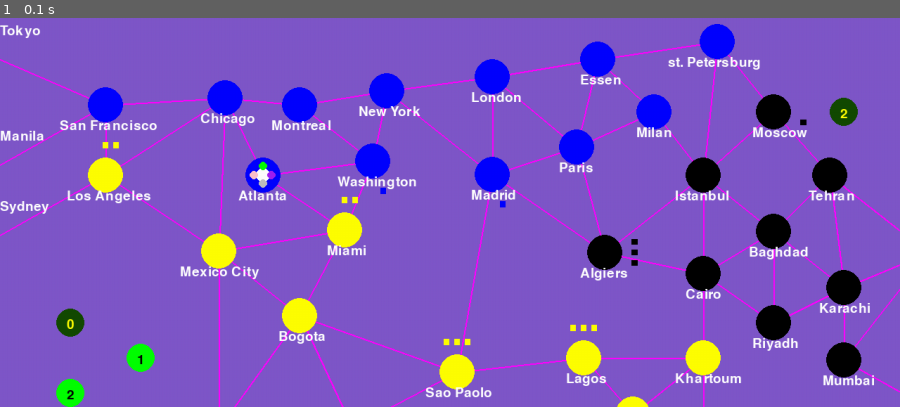
Above: before the commit, frame 1.
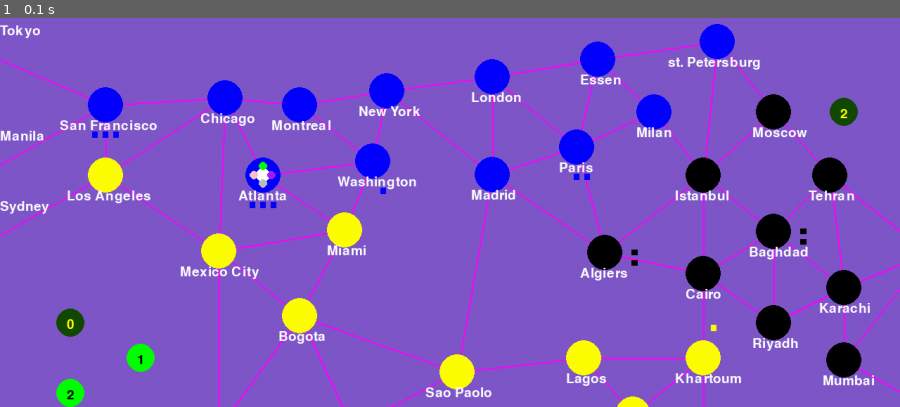
Above: after the commit, the same moment.

Repository: idonacmias/pandemic-pygame
Game: pygame game, started from app.py
The game is run twice, just before and just after one commit, with the same random seed, the same clock (stepped at 60 frames per second) and the same inputs.
Inputs:
- Up to frame 1 (0.1 s): no input

The runs differ from the first frame. In frame 1, 0.3% of the frame differs, in the area x 10-90%, y 25-85%.

Commit message:
display last discard cards from bord on the discard player deck.

Diff:
--- a/app.py
+++ b/app.py
@@ -19,11 +19,6 @@
     corent_page = 'map'
     cycle_player = cycle(players)
     corent_player = next(cycle_player)
-
-    one_quiet_night = EventCard('one quiet night', 'skip next infaction phase')
-    player_discard = one_quiet_night
-
-
     while True:
         # screen_info = pygame.display.Info()
         # print(screen_info)
@@ -42,7 +37,7 @@
             if temp_page:
                 corent_page = temp_page
 
-        bord_display.draw_bord(screen, font, corent_page, cities, players, player_discard, bord_state)
+        bord_display.draw_bord(screen, font, corent_page, cities, players, bord_state)
         pygame.display.update()
         clock.tick(60)
 
--- a/data/BordState.py
+++ b/data/BordState.py
@@ -6,21 +6,29 @@
 from display import Color
 
 
-@dataclass
+@dataclass(init=True)
 class BordState:
-    outbreack  = 0
-    cure = {disease_color.name : 0 for disease_color in Color}
 
-    disease_cube = [MAX_DISEASE_CUBE] * 4
-    infaction_rate = 0
-    infaction_scale_cunter = INFACTION_SCALE_CUNTER
+    def __init__(self):
+        self.outbreack  = 0
+        self.cure = {disease_color.name : 0 for disease_color in Color}
 
-    num_research_station = MAX_RESEARCH_STATION - 1
-    research_stations = [FIRST_CITY]
-    player_discard_cards = []
-    infaction_discard_cards  = []
-    player_cards = [city for city in cities.values()]
-    infaction_cards = [city for city in cities.values()]
+        self.disease_cube = [MAX_DISEASE_CUBE] * 4
+        self.infaction_rate = 0
+        self.infaction_scale_cunter = INFACTION_SCALE_CUNTER
 
-    shuffle(player_cards)
-    shuffle(infaction_cards)
+        self.num_research_station = MAX_RESEARCH_STATION - 1
+        self.research_stations = [FIRST_CITY]
+        self.player_discard_cards = []
+        self.infaction_discard_cards  = []
+        self.player_cards = BordState.create_player_cards()
+        self.infaction_cards = [city for city in cities.values()]
+
+        shuffle(self.player_cards)
+        shuffle(self.infaction_cards)
+
+    @staticmethod
+    def create_player_cards():
+        city_cards = [city for city in cities.values()]
+        events_cards = []
+        return city_cards + events_cards
--- a/display/bord_display.py
+++ b/display/bord_display.py
@@ -1,22 +1,29 @@
 from display import colors_palet, city, card, tokens, player, bottons
-from .constances import MAP_BUTTONS_POINTS, MAP_BUTTONS_TEXTS, CARDS_BUTTONS_POINTS, CARDS_BUTTONS_TEXTS
+from .constances import MAP_BUTTONS_POINTS, MAP_BUTTONS_TEXTS, CARDS_BUTTONS_POINTS, CARDS_BUTTONS_TEXTS, DISCARD_PLAYERS_DECK_POSITION
 
 
-def draw_bord(screen, font, corent_page, cities, players, player_discard, bord_state):
+def draw_bord(screen, font, corent_page, cities, players, bord_state):
    if corent_page == 'map':
-      draw_map(screen, font, cities, players, player_discard, bord_state)
+      draw_map(screen, font, cities, players, bord_state)
 
    if corent_page == 'cards':
       draw_cards(screen, font, cities, players, bord_state)
 
 
-def draw_map(screen, font, cities, players, player_discard, bord_state):
+def draw_map(screen, font, cities, players, bord_state):
    screen.fill(colors_palet['PURPLE'])
    draw_cities(screen, font, cities)
    card.display_back_infaction_card(screen)
+   card.display_back_players_card(screen)
    card.dispaly_front_infaction_card(screen, cities['Lagos'], font)
-   card.display_back_players_card(screen)
-   card.dispaly_front_player_card(screen, font, player_discard)
+
+   if bord_state.player_discard_cards:
+      last_discard_card = bord_state.player_discard_cards[-1]
+      card.dispaly_front_player_card(screen, font, last_discard_card, DISCARD_PLAYERS_DECK_POSITION)
+
+   else:
+      card.display_card_silhouette(screen, DISCARD_PLAYERS_DECK_POSITION, 'WHITE')
+
    tokens.draw_infaction_rate(screen, font, bord_state)
    tokens.draw_outbreak_bar(screen, font, bord_state.outbreack)
    tokens.draw_medicen_bar(screen, bord_state.cure)
--- a/display/card.py
+++ b/display/card.py
@@ -1,7 +1,7 @@
 import pygame
 import math
 
-from .constances import CARD_HALF_WHIDTH, CARD_HALF_HIGHT, INFACTION_CARDS_POSITION, DISCARD_INFACTION_CARDS_POSITION, DISCARD_PLAYERS_DECK_CARDS_POSITION, PLAYERS_DECK_CARDS_POSITION, SPACE_FROM_TOP, SPACE_BETWEEN_CARDS
+from .constances import CARD_HALF_WHIDTH, CARD_HALF_HIGHT, INFACTION_CARDS_POSITION, DISCARD_INFACTION_CARDS_POSITION, PLAYERS_DECK_POSITION, SPACE_FROM_TOP, SPACE_BETWEEN_CARDS
 from .color import colors_palet
 
 from data import EventCard, City
@@ -47,7 +47,7 @@
     pygame.draw.circle(surface=screen, color=colors_palet[back_color], center=center_point , radius=(0.5 *radius))
 
 
-def display_back_players_card(screen, point=PLAYERS_DECK_CARDS_POSITION):
+def display_back_players_card(screen, point=PLAYERS_DECK_POSITION):
     display_card_silhouette(screen, point, 'DARK_BLUE')
     draw_plas(screen, point)
 
@@ -71,7 +71,7 @@
     dispaly_front_card(screen, point, city, font, 'DARK_GREEN', city.color.name, card_texts)
 
 
-def dispaly_front_player_card(screen,font, player_card, point=DISCARD_PLAYERS_DECK_CARDS_POSITION):
+def dispaly_front_player_card(screen,font, player_card, point):
     #match case
     if is_card_of_type(player_card, City.City):
         card_texts = city_card_text(player_card)
@@ -83,10 +83,10 @@
         font_color = 'GREEN'
         background_color = 'YELLOW'
 
-    elif is_epidemic_card(player_card):
-        card_texts = epidemic_card_text()
-        font_color = 'BLACK'
-        background_color = 'DARK_GREEN'
+    # elif is_epidemic_card(player_card):
+    #     card_texts = epidemic_card_text()
+    #     font_color = 'BLACK'
+    #     background_color = 'DARK_GREEN'
 
     dispaly_front_card(screen, point, player_card, font, font_color, background_color, card_texts)
 
--- a/display/constances.py
+++ b/display/constances.py
@@ -7,8 +7,8 @@
 DISCARD_INFACTION_CARDS_POSITION = (1700, 150)
 
 
-PLAYERS_DECK_CARDS_POSITION = (1200, 950)
-DISCARD_PLAYERS_DECK_CARDS_POSITION = (1450, 950)
+PLAYERS_DECK_POSITION = (1200, 950)
+DISCARD_PLAYERS_DECK_POSITION = (1450, 950)
 CARD_HALF_HIGHT = 90
 CARD_HALF_WHIDTH = 100
 
